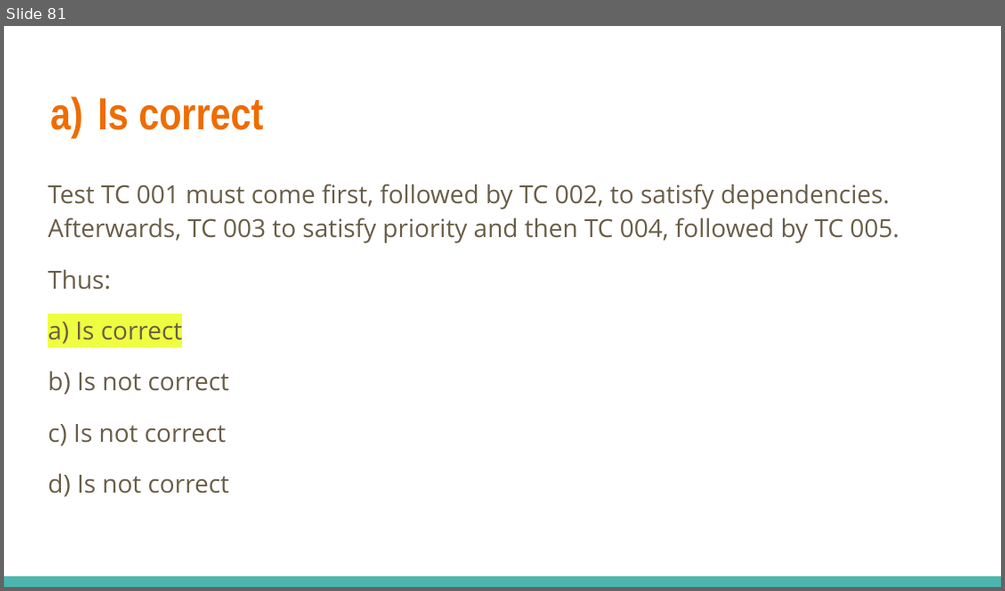
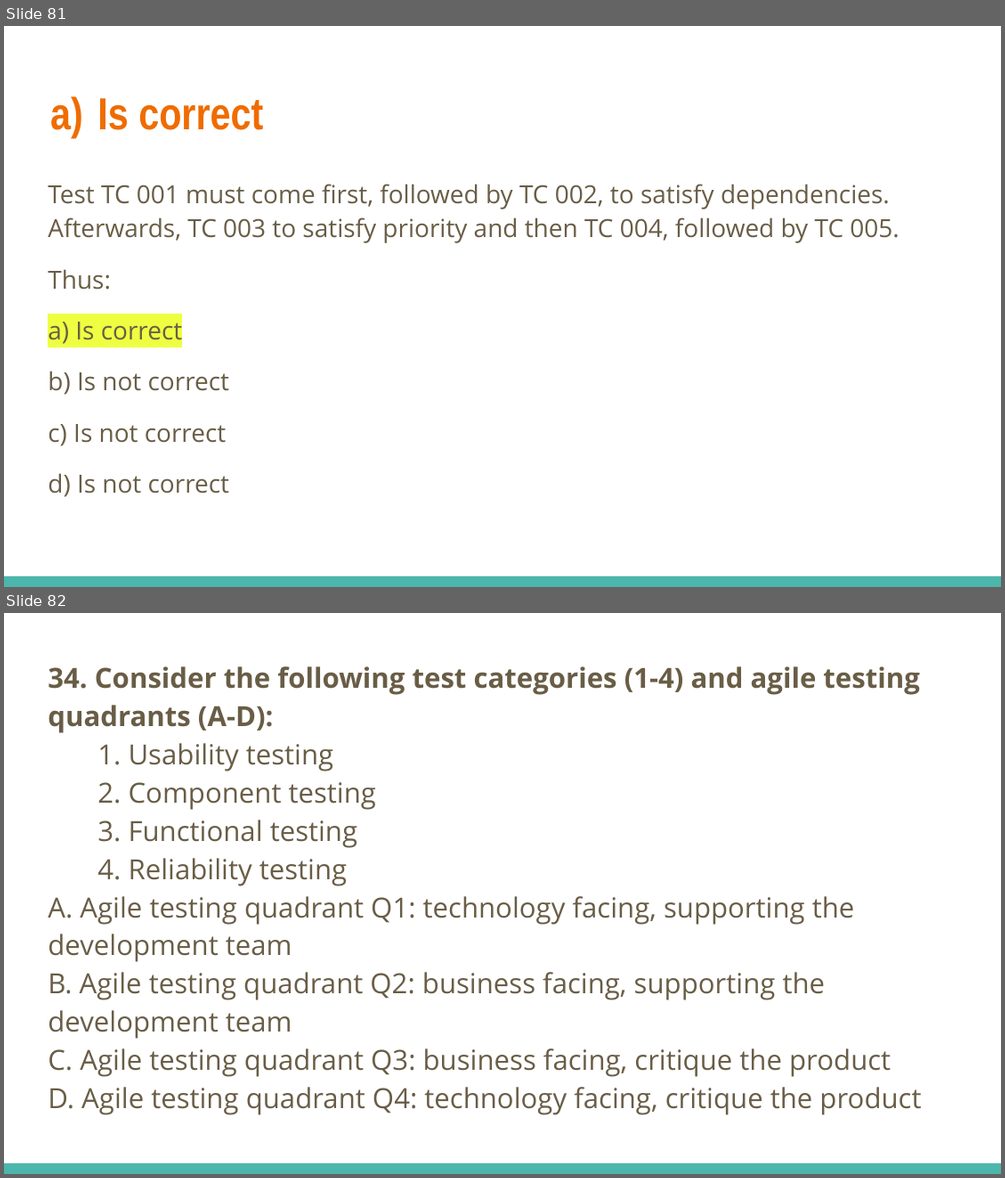
Before and after one commit to fawadmalik/istqb, a slide deck: ISTQB Foundation Level Preparation.pptx. Shown one above the other, each under a label of ours: slide 81 before the commit, slides 81 and 82 after it. The pictures are 1005x591 and 1005x1178 pixels, drawn with LibreOffice and Linux fonts; fonts in the diff are those of the drawing. Boxes give left, top, right and bottom in pixels: in the first picture for what was removed or moved away, otherwise in the second. Text is boxed around its words. In the diff, an @@ line names an element or a change of style, - is before the commit and + after.

Commit message:
Q34

```diff
--- a/ISTQB Foundation Level Preparation.pptx
+++ b/ISTQB Foundation Level Preparation.pptx
@@ slide 82 added at [4,613,1001,1174], background #FFFFFF; not listed: 1 template element that a slide beside it also shows @@
@@ text added at [48,666,921,1115], 20 pt, text #695D46 @@
+34. Consider the following test categories (1-4) and agile testing quadrants (A-D):
+1. Usability testing
+2. Component testing
+3. Functional testing
+4. Reliability testing
+A. Agile testing quadrant Q1: technology facing, supporting the development team
+B. Agile testing quadrant Q2: business facing, supporting the development team
+C. Agile testing quadrant Q3: business facing, critique the product
+D. Agile testing quadrant Q4: technology facing, critique the product
```
Also in this commit, not shown: 1 slide changed, 2 other slides added.
